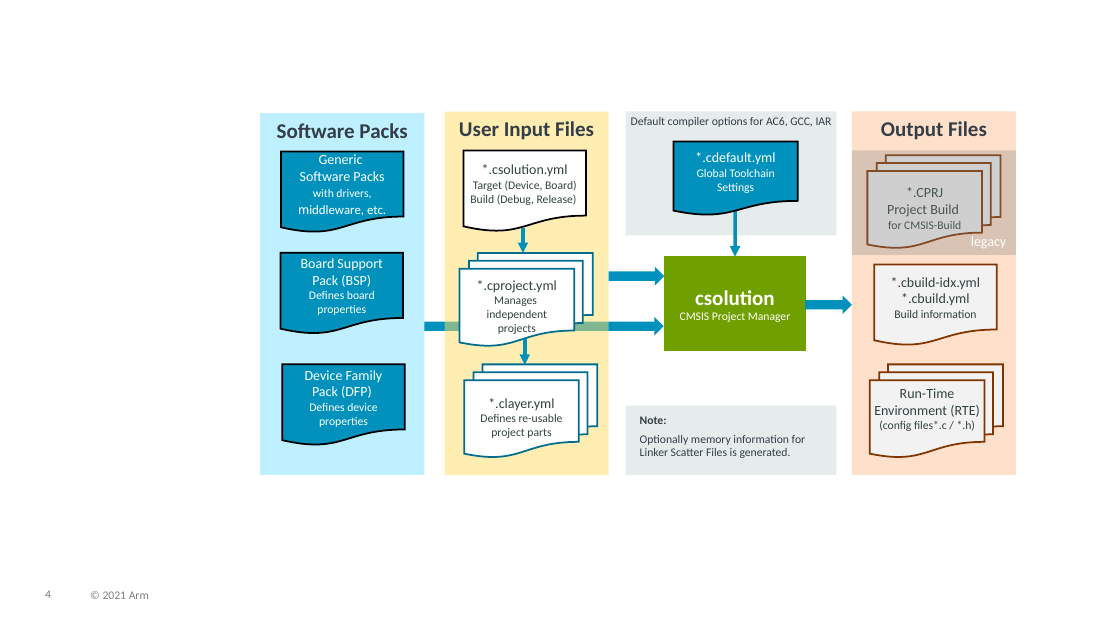
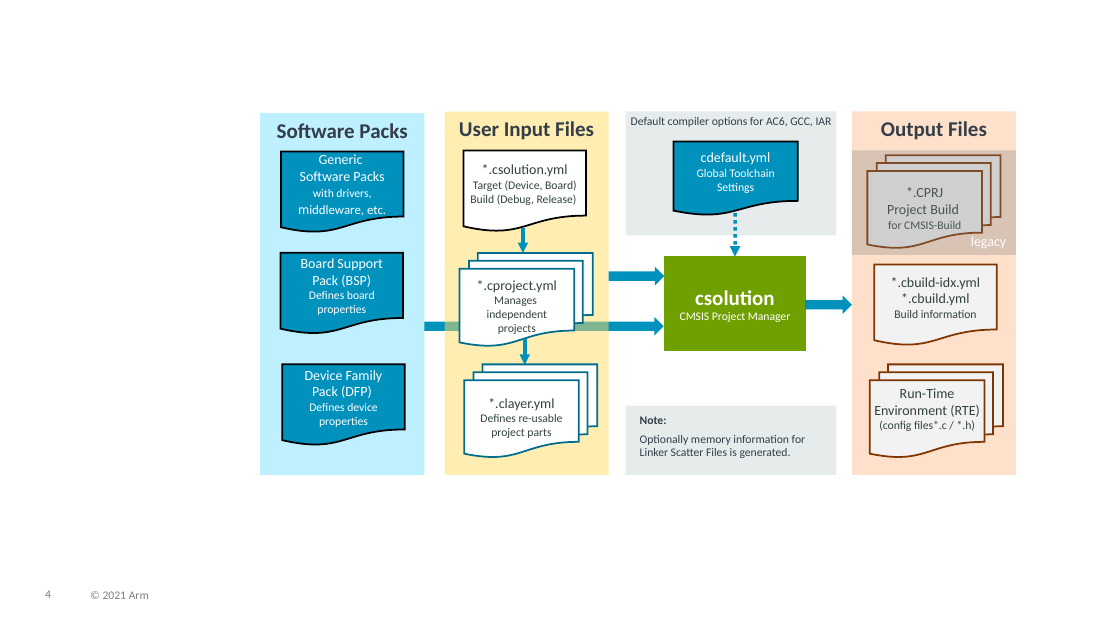
Before and after one commit to Open-CMSIS-Pack/devtools, a slide deck: slide 4 of tools/projmgr/docs/Manual/images/overview.pptx. Drawn at 1120x630 pixels with LibreOffice and Linux fonts; fonts in the diff are those of the drawing. Boxes give left, top, right and bottom in pixels: in the first picture for what was removed or moved away, otherwise in the second. Text is boxed around its words. In the diff, an @@ line names an element or a change of style, - is before the commit and + after.

Commit message:
Finalized YML format for upcoming 1.8.0 release
- `output:` revised, now also possible in setup: node
- Syntax of `define:` revised to `<symbol>: <value:>`
- Renamed .cdefault.yml to just cdefault.yml, `cdefault:` node added to
enable cdefault.yml

```diff
--- a/tools/projmgr/docs/Manual/images/overview.pptx
+++ b/tools/projmgr/docs/Manual/images/overview.pptx
@@ text in flow chart document at [482, 164, 775, 193]: text changed @@
-*.cdefault.yml
-Global Toolchain Settings
+cdefault.yml
+Global Toolchain Settings
@@ arrow (735, 206) - (735, 257): stroke #0091BD 3 pt to #0091BD 3 pt dashed @@
```
Also in this commit, not shown: 3 other files.
